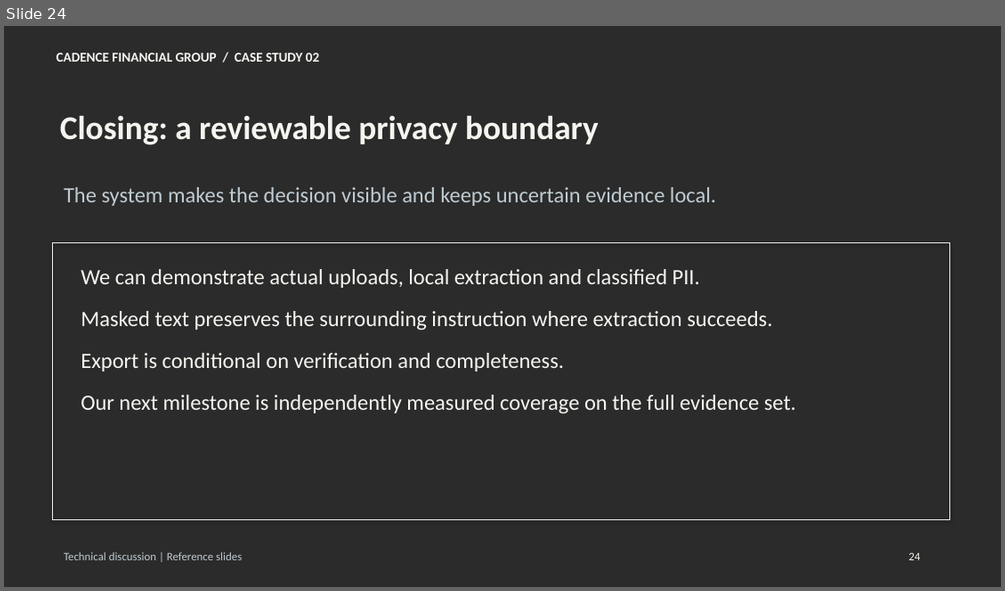
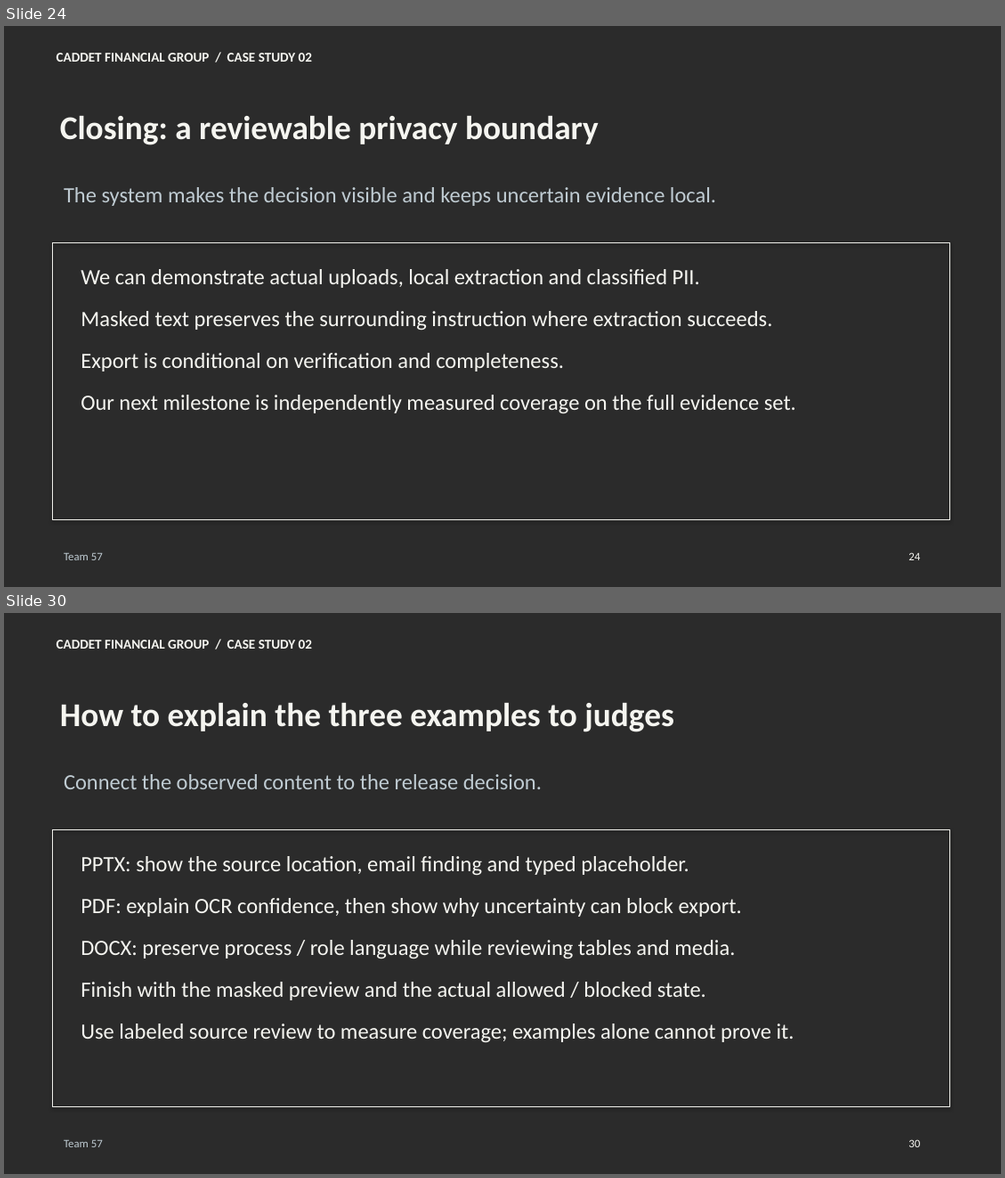
Before and after one commit to architnigam/Cadence_Detection, a slide deck: presentation/Cadence_Interview_Presentation.pptx. Shown one above the other, each under a label of ours: slide 24 before the commit, slides 24 and 30 after it; the slides between them are not shown. The pictures are 1005x591 and 1005x1178 pixels, drawn with LibreOffice and Linux fonts; fonts in the diff are those of the drawing; background and template pictures are left out; a plain dark background stands for a picture behind light text. Boxes give left, top, right and bottom in pixels: in the first picture for what was removed or moved away, otherwise in the second. Text is boxed around its words. In the diff, an @@ line names an element or a change of style, - is before the commit and + after.

```diff
--- a/presentation/Cadence_Interview_Presentation.pptx
+++ b/presentation/Cadence_Interview_Presentation.pptx
@@ slide 30 added at (x1=4, y1=613, x2=1001, y2=1174), background picture (left out) @@
@@ text added at (x1=57, y1=640, x2=312, y2=649), 13 pt, text #F5F5F0, bold @@
+CADDET FINANCIAL GROUP / CASE STUDY 02
@@ text added at (x1=60, y1=702, x2=674, y2=732), 32 pt, text #F5F5F0, bold @@
+How to explain the three examples to judges
@@ text added at (x1=64, y1=774, x2=542, y2=789), 21 pt, text #BFCBD2 @@
+Connect the observed content to the release decision.
@@ rectangle added at (x1=53, y1=830, x2=950, y2=1107), outline #F0F0EB 1 pt @@
@@ text added at (x1=81, y1=856, x2=794, y2=1042), 21 pt, text #F5F5F0 @@
+PPTX: show the source location, email finding and typed placeholder.
+PDF: explain OCR confidence, then show why uncertainty can block export.
+DOCX: preserve process / role language while reviewing tables and media.
+Finish with the masked preview and the actual allowed / blocked state.
+Use labeled source review to measure coverage; examples alone cannot prove it.
@@ text added at (x1=64, y1=1140, x2=103, y2=1147), 11 pt, text #BFCBD2 @@
+Team 57
@@ text added at (x1=908, y1=1139, x2=920, y2=1147), 11 pt, text #F5F5F0 @@
+30
@@ slide 24 changed as well @@
@@ text at (x1=57, y1=53, x2=312, y2=62): text changed @@
-CADENCE FINANCIAL GROUP / CASE STUDY 02
+CADDET FINANCIAL GROUP / CASE STUDY 02
@@ text at (x1=64, y1=553, x2=103, y2=560): text changed @@
-Technical discussion | Reference slides
+Team 57
```
Also in this commit, not shown: 23 other slides changed, 5 other slides added, 6 other files.
